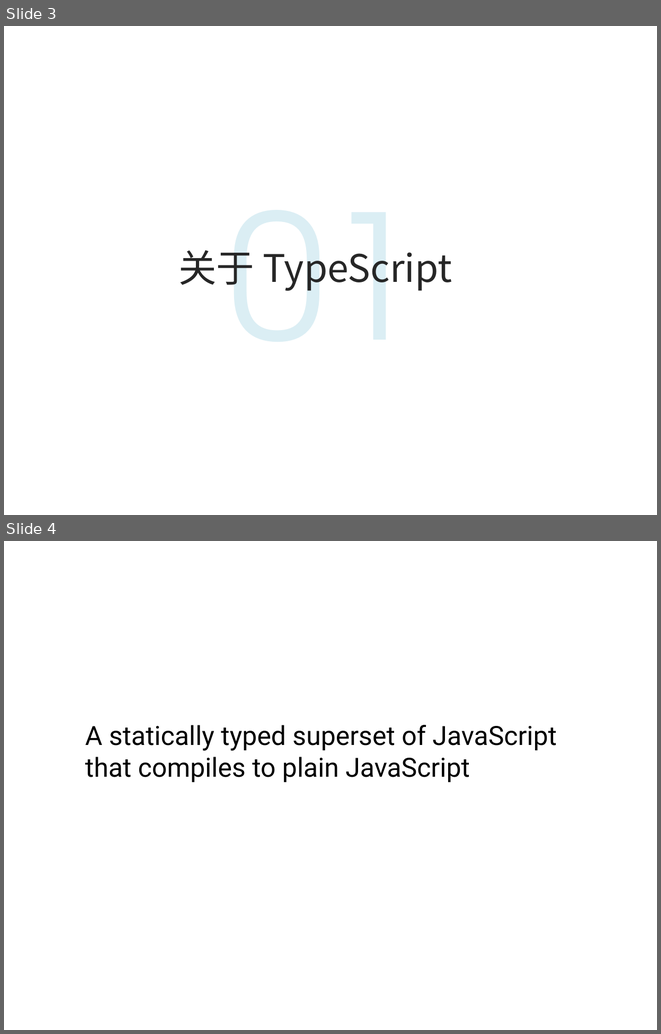
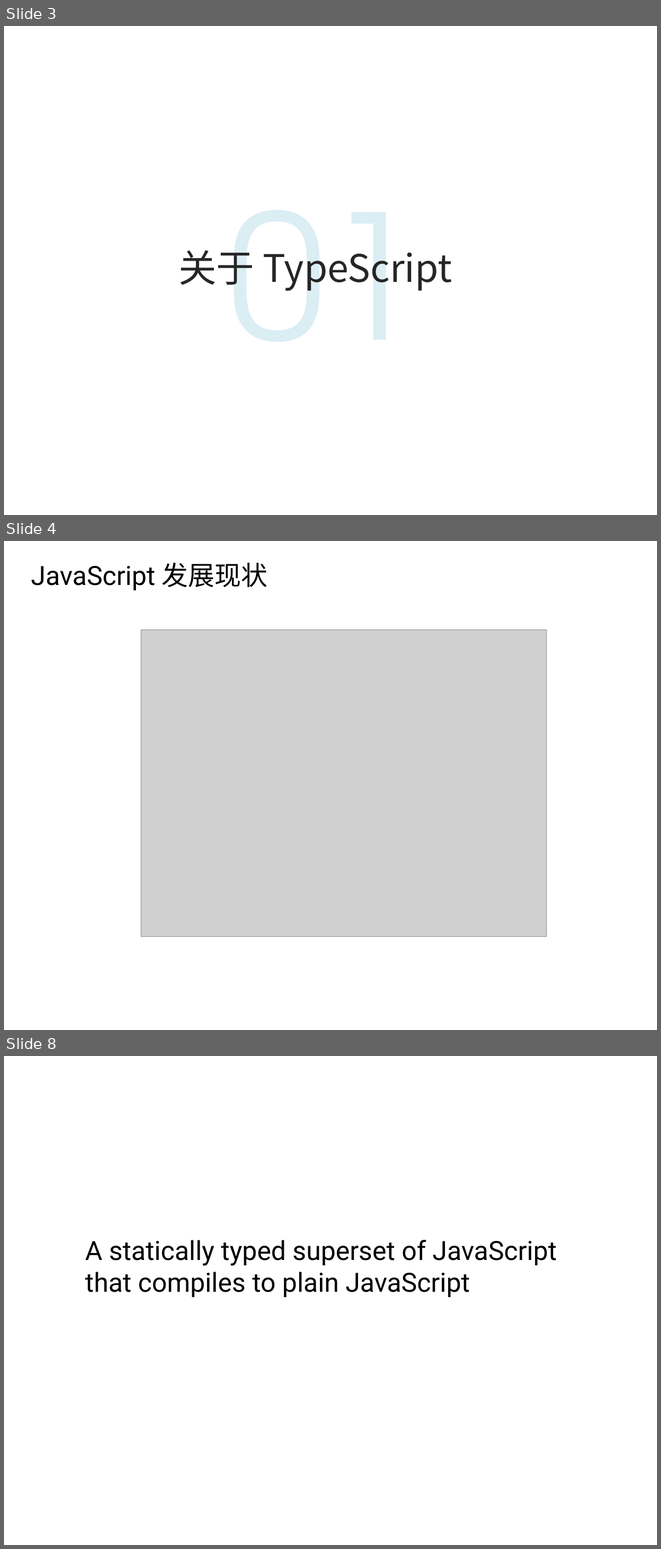
Before and after one commit to life0727/blog, a slide deck: ppt/typescript1.pptx. Shown one above the other, each under a label of ours: slides 3 and 4 before the commit, slides 3, 4 and 8 after it; the slides between them are not shown. The pictures are 661x1034 and 661x1549 pixels, drawn with LibreOffice and Linux fonts; fonts in the diff are those of the drawing; grey boxes stand for pictures; background and template pictures are left out. Boxes give left, top, right and bottom in pixels: in the first picture for what was removed or moved away, otherwise in the second. Text is boxed around its words. In the diff, an @@ line names an element or a change of style, - is before the commit and + after.

```diff
--- a/ppt/typescript1.pptx
+++ b/ppt/typescript1.pptx
@@ slide 4 added at (4, 541, 657, 1030), background picture (left out) @@
@@ text added at (31, 563, 268, 590), 46 pt, text #000000 @@
+  JavaScript 发展现状
@@ picture added at (141, 630, 546, 937) @@
@@ what was slide 4 is now slide 8 @@
```
Also in this commit, not shown: 5 other slides added, 2 other files.
